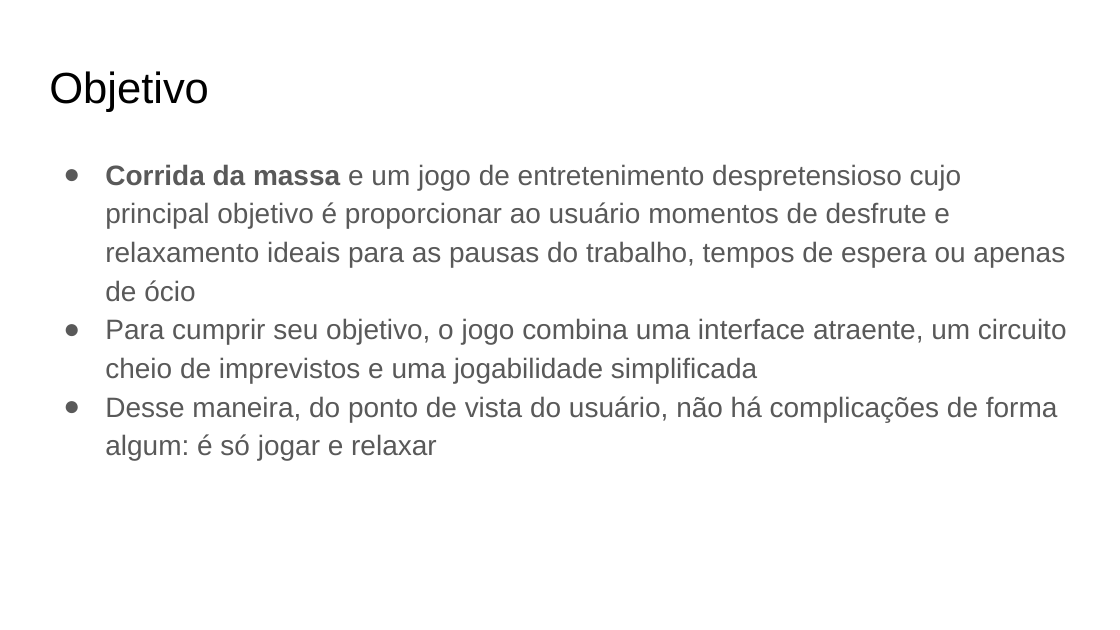
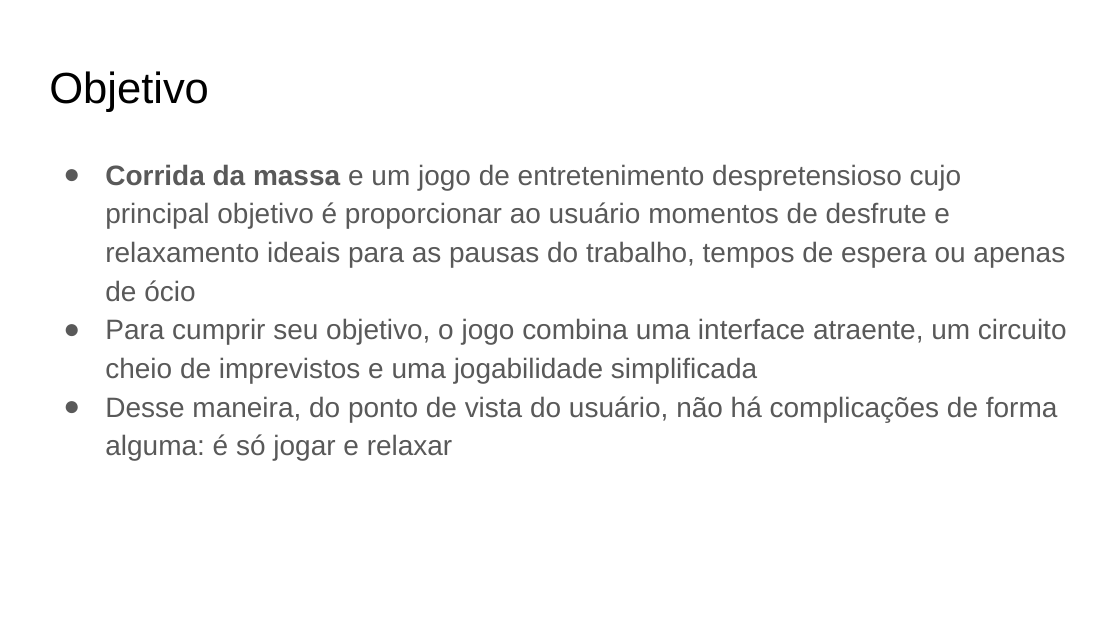
Before and after one commit to randersonLemos/peixonauta, a slide deck: slide 4 of lab07/assets/apresentacao_1.odp. Drawn at 1120x630 pixels with LibreOffice and Linux fonts; fonts in the diff are those of the drawing. Boxes give left, top, right and bottom in pixels: in the first picture for what was removed or moved away, otherwise in the second. Text is boxed around its words. In the diff, an @@ line names an element or a change of style, - is before the commit and + after.

```diff
--- a/lab07/assets/apresentacao_1.odp
+++ b/lab07/assets/apresentacao_1.odp
@@ text at <box>105,396,1058,460</box>: text changed @@
-● Desse maneira, do ponto de vista do usuário, não há complicações de forma algum: é só jogar e relaxar
+● Desse maneira, do ponto de vista do usuário, não há complicações de forma alguma: é só jogar e relaxar
```
Also in this commit, not shown: 9 other slides changed, 1 slide added, 3 slides removed, 2 other files.
